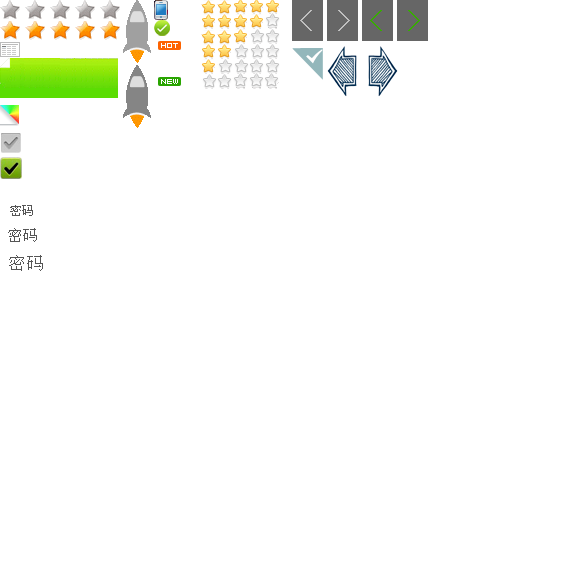
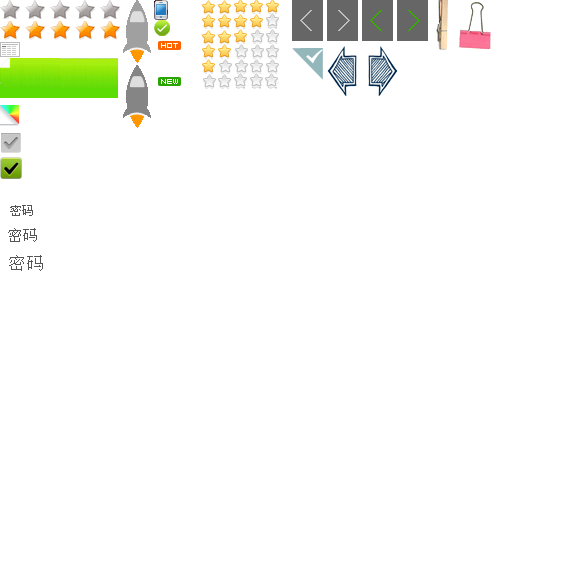
The second 567px x 567px image is a revision of the first. Changes to its layers:
added layer "click" above "arrow" over left=436, top=0, right=491, bottom=50
